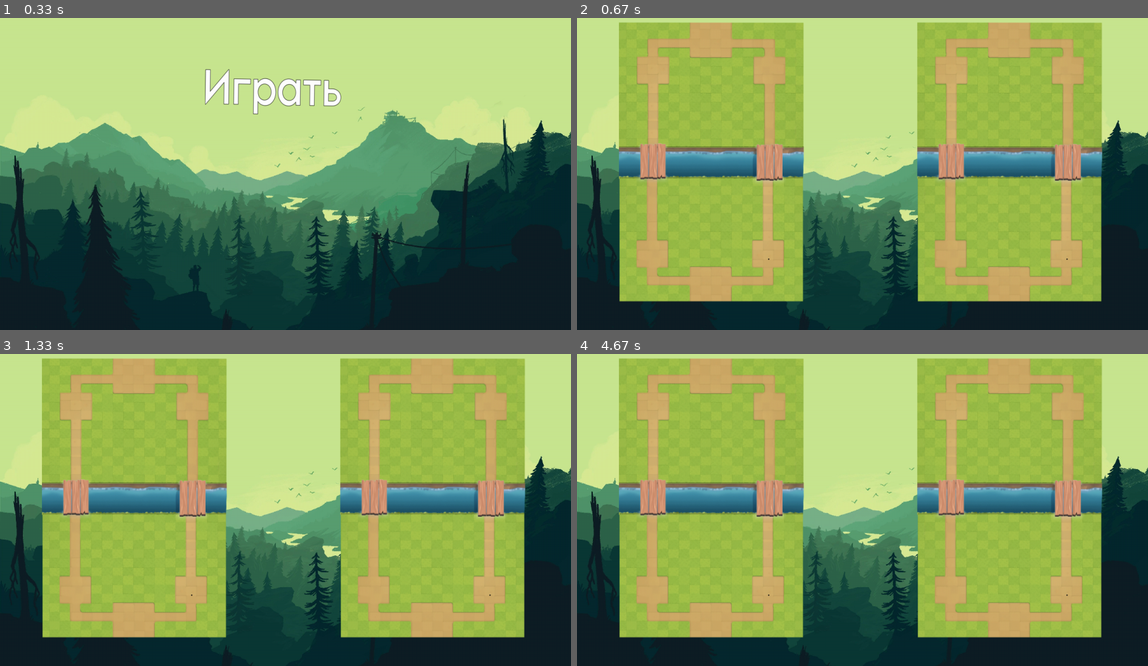
Above: before the commit, frames 1-4 (two rows, left to right).
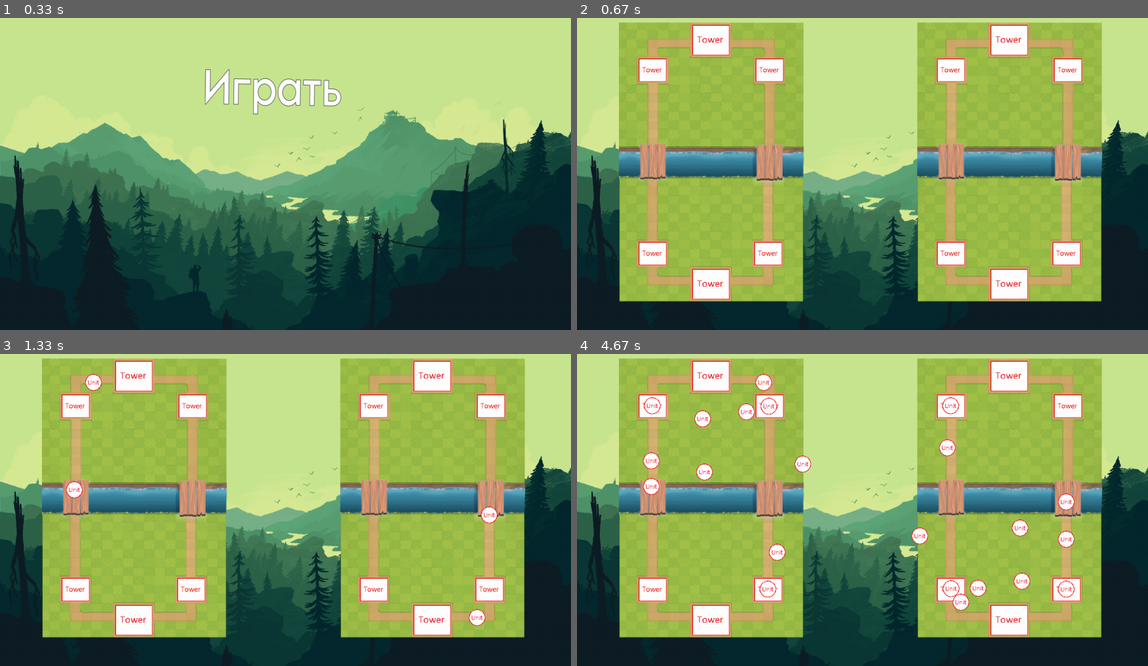
Above: after the commit, the same moments.

Repository: amenshekow/PygameProject
Game: pygame game, started from app.py
The game is run twice, just before and just after one commit, with the same random seed, the same clock (stepped at 60 frames per second) and the same inputs.
Inputs (mouse positions are in pixels of both pictures, inside the frame that each line leads up to):
- Up to frame 1 (0.33 s): no input
- Up to frame 2 (0.67 s): press the mouse at (851, 89) at 0.37 s; move the mouse to (771, 102) at 0.47 s; release the mouse at (685, 117) at 0.6 s
- Up to frame 3 (1.33 s): click (496, 619) at 0.72 s; click (79, 494) at 1.05 s
- Up to frame 4 (4.67 s): right-click (976, 478) at 1.38 s; click (1062, 588) at 1.72 s; click (674, 534) at 2.05 s; click (696, 438) at 2.38 s; click (702, 538) at 2.72 s; click (776, 597) at 3.05 s; click (736, 441) at 3.38 s; click (805, 491) at 3.72 s; click (1039, 581) at 4.05 s; click (1028, 528) at 4.38 s

Frame 1 is identical in both runs. In frame 2, 5.7% of the frame differs, in the area x 10-89%, y 2-91%; in frame 3, 6.2%; in frame 4, 7.7%.

Commit message:
Базовая логика для юнитов и башен

Diff:
--- a/app.py
+++ b/app.py
@@ -24,6 +24,12 @@
     return image
 
 
+# Зеркальные координаты для другого поля
+
+def invert(pos):
+    return width - pos[0], height - pos[1] - 10
+
+
 #Задний фон игры
 class Back(pygame.sprite.Sprite):
     image = load_image("forest.jpg")
@@ -100,6 +106,99 @@
         if self.sost == 2:
             return True
 
+
+# Базовый класс для юнитов
+
+class Unit(pygame.sprite.Sprite):
+    def __init__(self, size, pos, image_p, attack_r, power, hp, speed, all_sprites, user, field):
+        super().__init__()
+        self.all_sprites = all_sprites
+        self.image = load_image(image_p, colorkey='black')
+        self.image = pygame.transform.scale(self.image, size)
+        self.rect = self.image.get_rect()
+        self.rect.centerx = pos[0]
+        self.rect.centery = pos[1]
+        self.pos = pos
+        self.field = field
+
+        self.attack_r = attack_r
+        self.power = power
+        self.hp = hp
+        self.speed = speed
+
+        self.user = user
+        self.target = None
+        self.target_pos = (-1000, -1000)
+
+    def update(self):
+        self.targeting()
+        self.moving()
+
+    # Движение к цели
+
+    def moving(self):
+        if self.speed != 0:
+            if self.temp_target_pos:
+                self.target_pos = self.temp_target_pos
+            dx = self.target_pos[0] - self.rect.centerx
+            dy = self.target_pos[1] - self.rect.centery
+            d = (dx ** 2 + dy ** 2) ** 0.5
+            if d > 0:
+                dx /= d
+                dy /= d
+                self.rect.x += dx * self.speed
+                self.rect.y += dy * self.speed
+
+    # Определение цели
+
+    def targeting(self):
+        # Если цели нет, то цель по умолчанию - ближайшая башня
+        if not self.target or type(self.target) == Tower:
+            for el in self.all_sprites:
+                if type(el) == Tower and el.user != self.user and el.field == self.field:
+                    if self.distance(self.pos, el.pos) < self.distance(self.pos, self.target_pos):
+                        self.target = el
+                        self.target_pos = self.target.pos
+        self.target_pos = self.target.pos
+
+        # Если цель на другой стороне поля, необходимо пройти через ближайший мост (временная цель)
+        if type(self) != Tower:
+            bridges = [(160, 325), (410, 325)]
+            temp_list = [self.rect.centery, self.target.pos[1]]
+            if self.field == 2:
+
+                bridges = [(802, 325), (1050, 325)]
+            if self.user != self.field:
+                temp_list = temp_list[::-1]
+            if temp_list[0] > 325 > temp_list[1]:
+                self.temp_target_pos = (-1000, -1000)
+                for i in range(len(bridges)):
+                    if self.distance(self.pos, bridges[i]) < self.distance(self.pos, self.temp_target_pos):
+                        self.temp_target_pos = bridges[i]
+            else:
+                self.temp_target_pos = None
+
+    # Расстояние от одного объекта до другого
+    def distance(self, pos1, pos2):
+        return ((pos2[0] - pos1[0]) ** 2 + (pos2[1] - pos1[1]) ** 2) ** 0.5
+
+
+class Tower(Unit):
+    def __init__(self, pos, all_sprites, user, field, image_p='Test_tower.png', size=(60, 50)):
+        super().__init__(size, pos, image_p, 10, 15, 100, 0, all_sprites, user, field)
+        self.pos = pos
+        self.user = user
+        self.field = field
+
+
+# Тестовый юнит ближнего боя
+
+class Melee(Unit):
+    def __init__(self, pos, attack_r, power, hp, speed, all_sprites, user, field):
+        super().__init__((60, 50), pos, 'Test_unit.png', attack_r, power, hp, speed, all_sprites, user, field)
+        self.pos = pos
+        self.user = user
+        self.field = field
 
 
 
@@ -131,20 +230,54 @@
 #Создание игрового поля в начале игры
 def game():
     all_sprites = pygame.sprite.Group()
+    # user1_sprites = pygame.sprite.Group()
+    # user2_sprites = pygame.sprite.Group() # Как вариант, можно в будущем при необходимости ввести
     a = Back()
     all_sprites.add(a)
     user1 = Field()
     user2 = Field()
     user1.number(1)
     user2.number(2)
+
     all_sprites.add(user1)
     all_sprites.add(user2)
-    all_sprites.draw(screen)
+
+    # Башни 1 поля (1 и 2 игрок)
+
+    all_sprites.add(Tower((162, 536), all_sprites, 1, 1))
+    all_sprites.add(Tower((410, 536), all_sprites, 1, 1))
+    all_sprites.add(Tower((287, 601), all_sprites, 1, 1, size=(80, 65)))
+
+    all_sprites.add(Tower((162, 143), all_sprites, 2, 1))
+    all_sprites.add(Tower((413, 143), all_sprites, 2, 1))
+    all_sprites.add(Tower((287, 78), all_sprites, 2, 1, size=(80, 65)))
+
+    # Башни 2 поля (1 и 2 игрок)
+
+    all_sprites.add(Tower((802, 143), all_sprites, 1, 2))
+    all_sprites.add(Tower((1053, 143), all_sprites, 1, 2))
+    all_sprites.add(Tower((927, 78), all_sprites, 1, 2, size=(80, 65)))
+
+    all_sprites.add(Tower((802, 536), all_sprites, 2, 2))
+    all_sprites.add(Tower((1050, 536), all_sprites, 2, 2))
+    all_sprites.add(Tower((927, 601), all_sprites, 2, 2, size=(80, 65)))
+
     running = True
     while running:
         for event in pygame.event.get():
             if event.type == pygame.QUIT:
                 running = False
+            if event.type == pygame.MOUSEBUTTONDOWN:
+                # Для тестов: ЛКМ - спавн юнита игрока 1, ПКМ - юнита игрока 2
+                # Создание сначала оригинального юнита, затем его клона на другом поле
+                if event.button == 1:
+                    all_sprites.add(Melee(event.pos, 10, 10, 10, 1, all_sprites, 1, 1))
+                    all_sprites.add(Melee(invert(event.pos), 10, 10, 10, 1, all_sprites, 1, 2))
+                elif event.button == 3:
+                    all_sprites.add(Melee(event.pos, 10, 10, 10, 1, all_sprites, 2, 2))
+                    all_sprites.add(Melee(invert(event.pos), 10, 10, 10, 1, all_sprites, 2, 1))
+        all_sprites.update()
+        all_sprites.draw(screen)
         pygame.display.flip()
 
 
Binary file added: data/Test_tower.png
Binary file added: data/Test_unit.png
